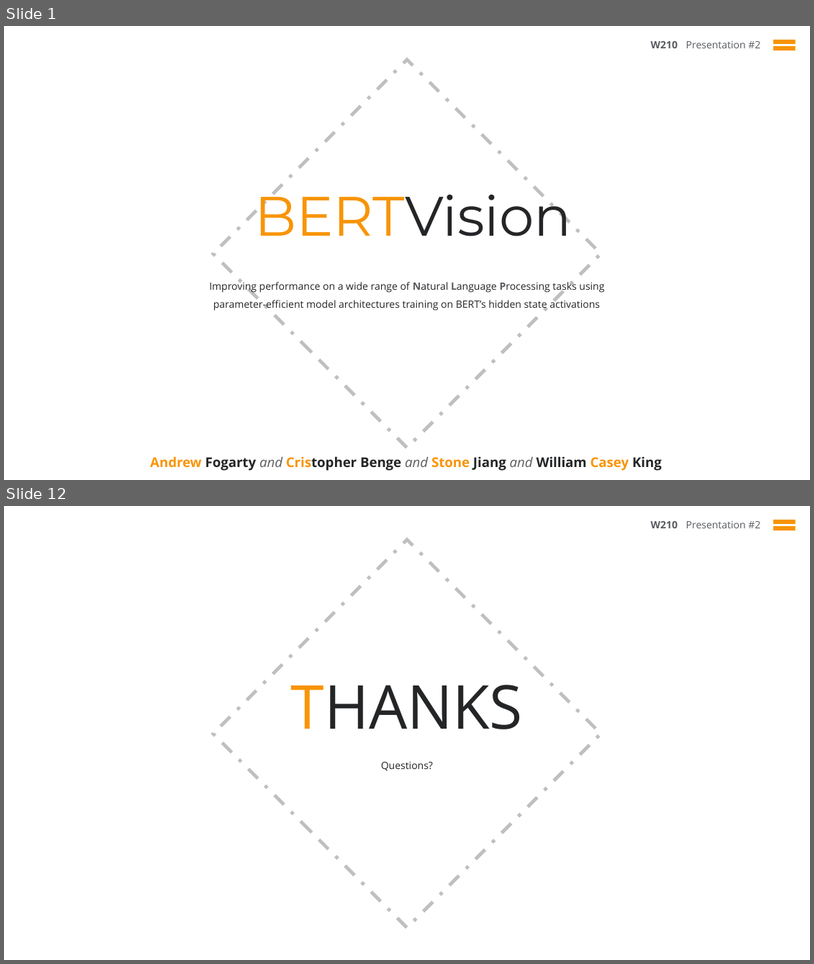
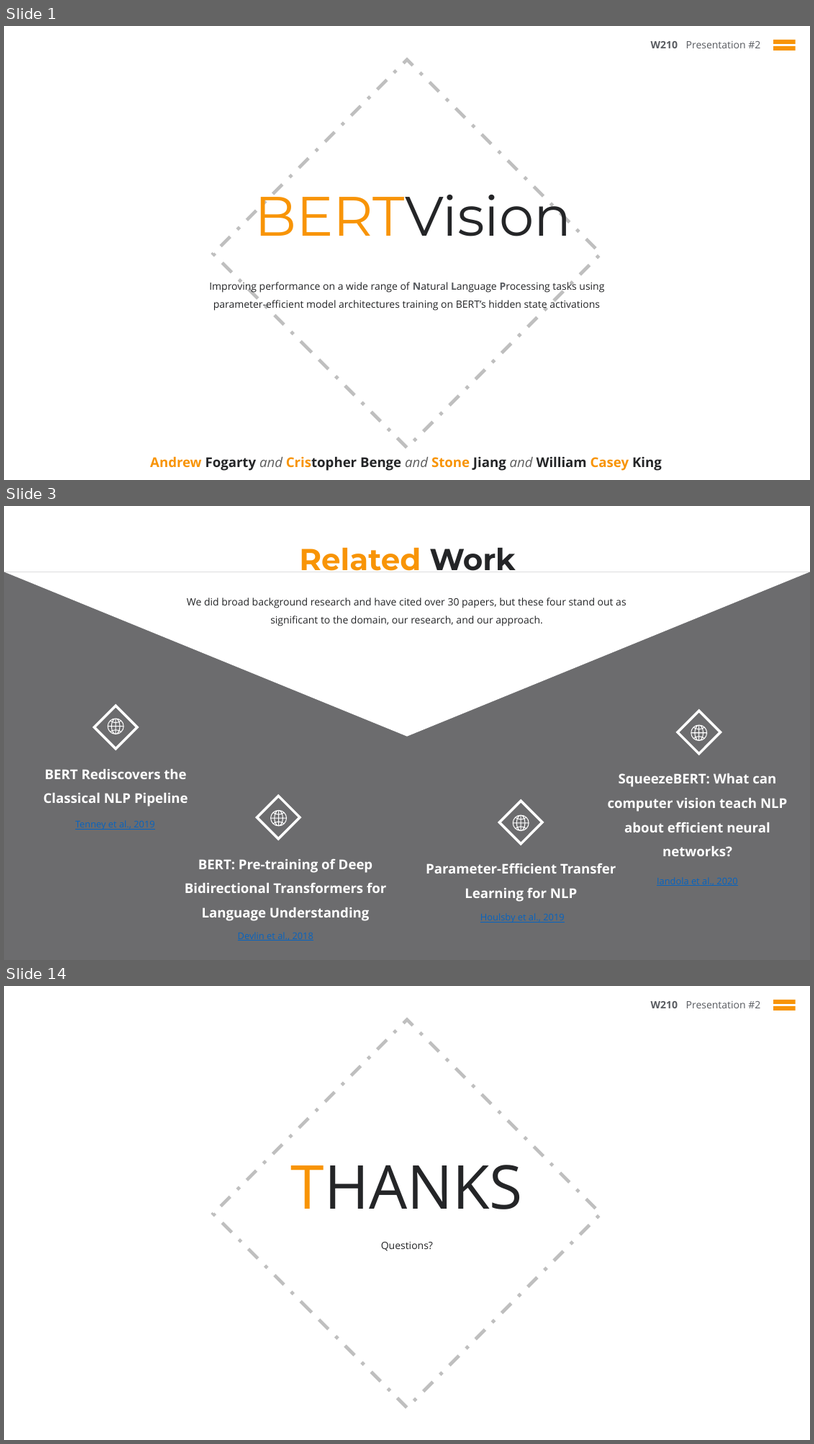
Before and after one commit to cbenge509/BERTVision, a slide deck: presentation/capstone/week_10/capstone__jiang_benge_fogarty_king__week_10.pptx. Shown one above the other, each under a label of ours: slides 1 and 12 before the commit, slides 1, 3 and 14 after it; the slides between them are not shown. The pictures are 814x964 and 814x1444 pixels, drawn with LibreOffice and Linux fonts; fonts in the diff are those of the drawing; background and template pictures are left out. Boxes give left, top, right and bottom in pixels: in the first picture for what was removed or moved away, otherwise in the second. Text is boxed around its words. In the diff, an @@ line names an element or a change of style, - is before the commit and + after.

```diff
--- a/presentation/capstone/week_10/capstone__jiang_benge_fogarty_king__week_10.pptx
+++ b/presentation/capstone/week_10/capstone__jiang_benge_fogarty_king__week_10.pptx
@@ slide 3 added at (4,506,810,960), background #FFFFFF @@
@@ rectangle added at (4,506,810,960), fill #242527 at 67% opacity @@
@@ rectangle added at (4,506,810,572), fill #FFFFFF @@
@@ text added at (299,548,516,571), 36 pt, text #F89406, bold @@
+Related Work
@@ triangle added at (4,572,810,736), fill #FFFFFF @@
@@ text added at (187,597,626,626), 12 pt, text #242527 @@
+We did broad background research and have cited over 30 papers, but these four stand out as significant to the domain, our research, and our approach.
@@ rectangle added at (95,705,137,748), outline #FFFFFF 3 pt @@
@@ freeform shape added at (108,718,124,735), fill #FFFFFF @@
@@ rectangle added at (679,711,721,754), outline #FFFFFF 3 pt @@
@@ freeform shape added at (691,724,707,741), fill #FFFFFF @@
@@ text added at (44,769,188,806), 16 pt, text #FFFFFF, bold @@
+BERT Rediscovers the Classical NLP Pipeline
@@ text added at (608,773,787,856), 16 pt, text #FFFFFF, bold @@
+SqueezeBERT: What can computer vision teach NLP about efficient neural networks?
@@ rectangle added at (257,795,300,839), outline #FFFFFF 3 pt @@
@@ rectangle added at (500,800,543,843), outline #FFFFFF 3 pt @@
@@ freeform shape added at (271,810,287,826), fill #FFFFFF @@
@@ freeform shape added at (513,815,529,831), fill #FFFFFF @@
@@ text added at (185,859,386,921), 16 pt, text #FFFFFF, bold @@
+BERT: Pre-training of Deep Bidirectional Transformers for Language Understanding
@@ text added at (426,863,616,901), 16 pt, text #FFFFFF, bold @@
+Parameter-Efficient Transfer Learning for NLP
@@ what was slide 12 is now slide 14 @@
```
Also in this commit, not shown: 2 slides changed, 9 other slides added, 8 slides removed, 2 other files.
